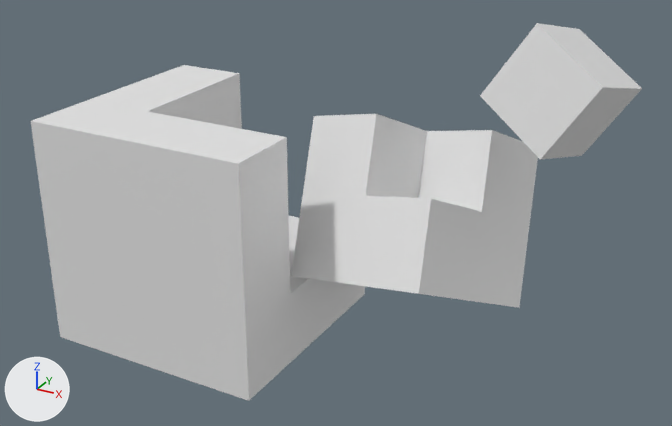
Before and after pictures for a commit that changed the glTF model public/models/eat-cube.glb.
Before and after are seen from a camera (50 mm lens) standing at (4.16, -5.2, 3.73) and looking at (0.76, 0.98, 0.64). Arrows for +X, +Y and +Z are at lower left; the lights stay in place. The older version comes first. Where no turn or scale is listed for an object, it has been applied to the vertices.

The first picture shows 'CubeCore', 'CubeMiddle', 'CubeOuter'.
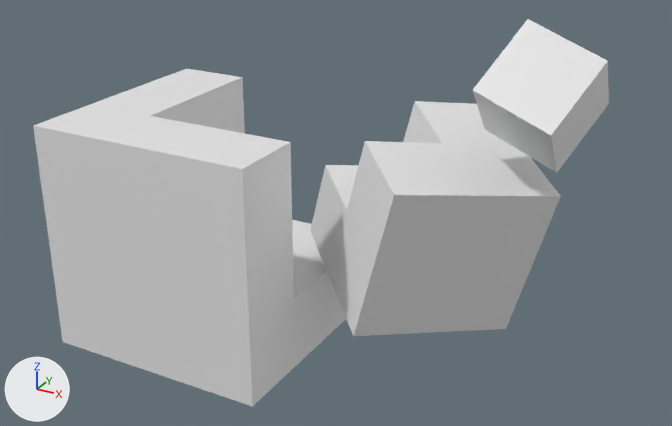
Patch to the scene script:
```diff
--- a/public/models/eat-cube.glb.py
+++ b/public/models/eat-cube.glb.py
@@ ob_cubecore @@
 ob_cubecore.parent = ob_eatcube
-ob_cubecore.location = (2.481, 1.138, 1.871)
-ob_cubecore.rotation_euler = (-1.833, 0.524, -0.349)  # degrees (-105, 30, -20)
+ob_cubecore.location = (2.353, 1.151, 1.813)
+ob_cubecore.rotation_euler = (2.356, 0.314, -0.175)  # degrees (135, 18, -10)
@@ ob_cubemiddle @@
 ob_cubemiddle.parent = ob_eatcube
-ob_cubemiddle.location = (1.369, 1.299, 0.783)
-ob_cubemiddle.rotation_euler = (0.262, -0.436, -1.92)  # degrees (15, -25, -110)
+ob_cubemiddle.location = (1.32, 1.25, 0.795)
+ob_cubemiddle.rotation_euler = (0.14, -0.244, 2.356)  # degrees (8, -14, 135)
@@ ob_cubeouter @@
 ob_cubeouter = bpy.data.objects.new('CubeOuter', me_cube_007)
-ob_cubeouter.location = (-0.366, 0.907, 0.454)
+ob_cubeouter.location = (-0.318, 0.884, 0.43)
```

Pixel boxes [x1, y1, x2, y2] of what changed, in the pictures (672 x 426 px):
'CubeOuter', moved
    before: [31, 65, 365, 401]
    after: [33, 69, 346, 407]
'CubeMiddle', moved, turned
    before: [291, 114, 538, 308]
    after: [310, 101, 561, 336]
'CubeCore', moved, turned
    before: [480, 23, 642, 160]
    after: [473, 19, 609, 172]
